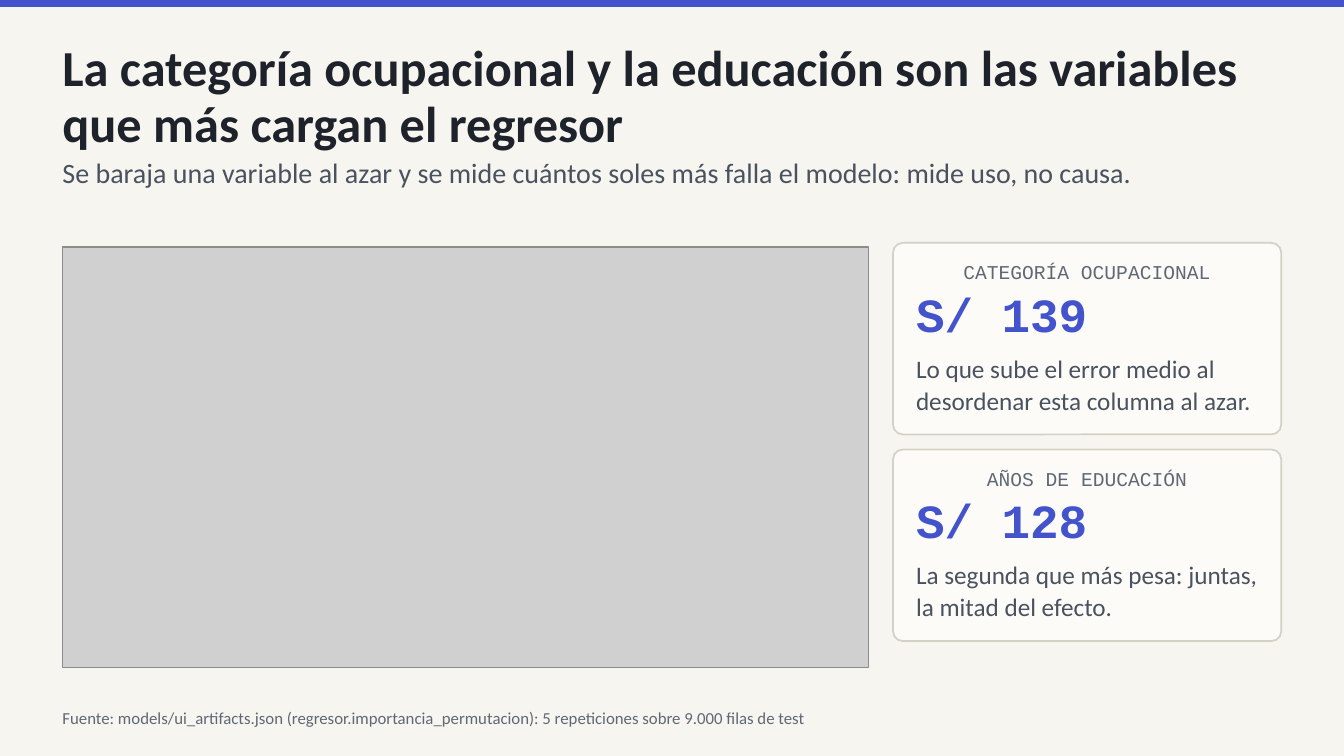
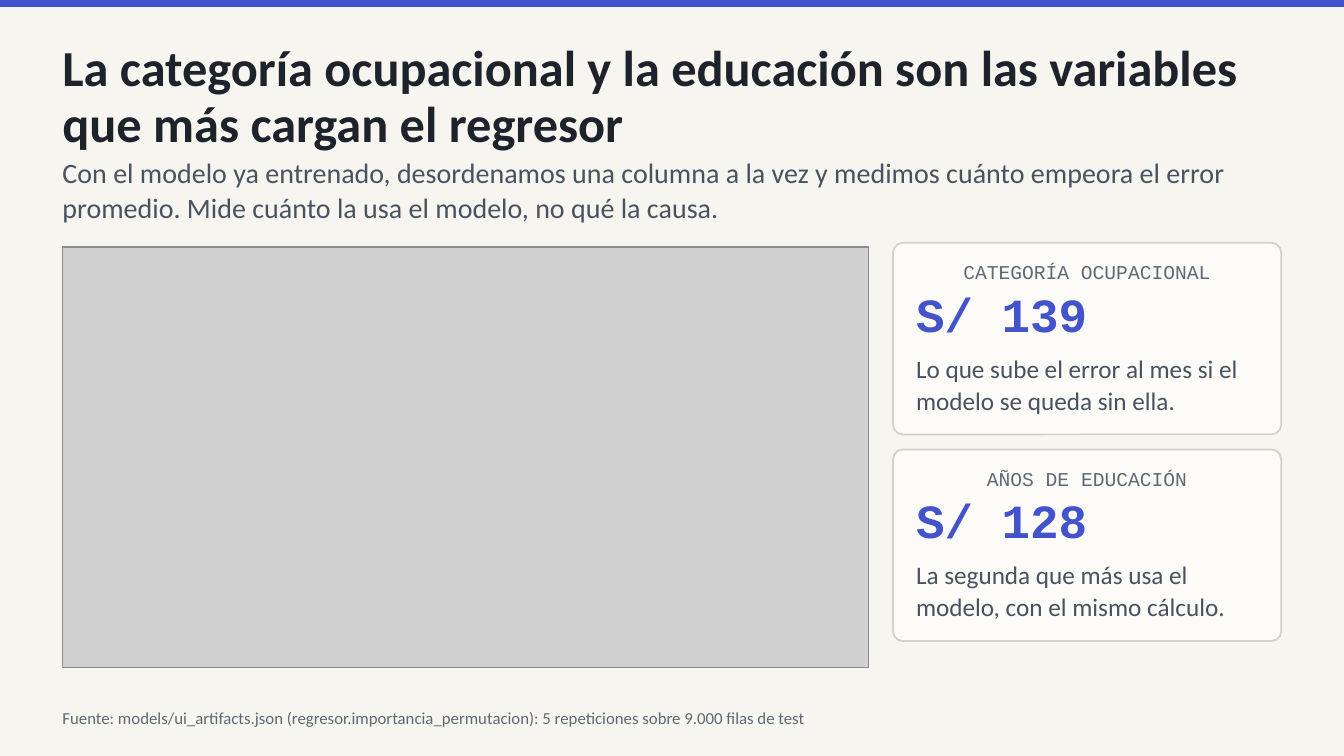
Before and after one commit to IchiSieben/enaho-ingresos-informalidad, a slide deck: slide 9 of docs/presentacion/ENAHO_exposicion.pptx. Drawn at 1344x756 pixels with LibreOffice and Linux fonts; fonts in the diff are those of the drawing; grey boxes stand for pictures. Boxes give left, top, right and bottom in pixels: in the first picture for what was removed or moved away, otherwise in the second. Text is boxed around its words. In the diff, an @@ line names an element or a change of style, - is before the commit and + after.

```diff
--- a/docs/presentacion/ENAHO_exposicion.pptx
+++ b/docs/presentacion/ENAHO_exposicion.pptx
@@ text at [62,163,1224,223]: text changed @@
-Se baraja una variable al azar y se mide cuántos soles más falla el modelo: mide uso, no causa.
+Con el modelo ya entrenado, desordenamos una columna a la vez y medimos cuánto empeora el error promedio. Mide cuánto la usa el modelo, no qué la causa.
@@ text in rounded rectangle at [916,360,1237,414]: text changed @@
-Lo que sube el error medio al desordenar esta columna al azar.
+Lo que sube el error al mes si el modelo se queda sin ella.
@@ text in rounded rectangle at [916,566,1225,619]: text changed @@
-La segunda que más pesa: juntas, la mitad del efecto.
+La segunda que más usa el modelo, con el mismo cálculo.
```
Also in this commit, not shown: 6 other slides changed, 7 other files.
